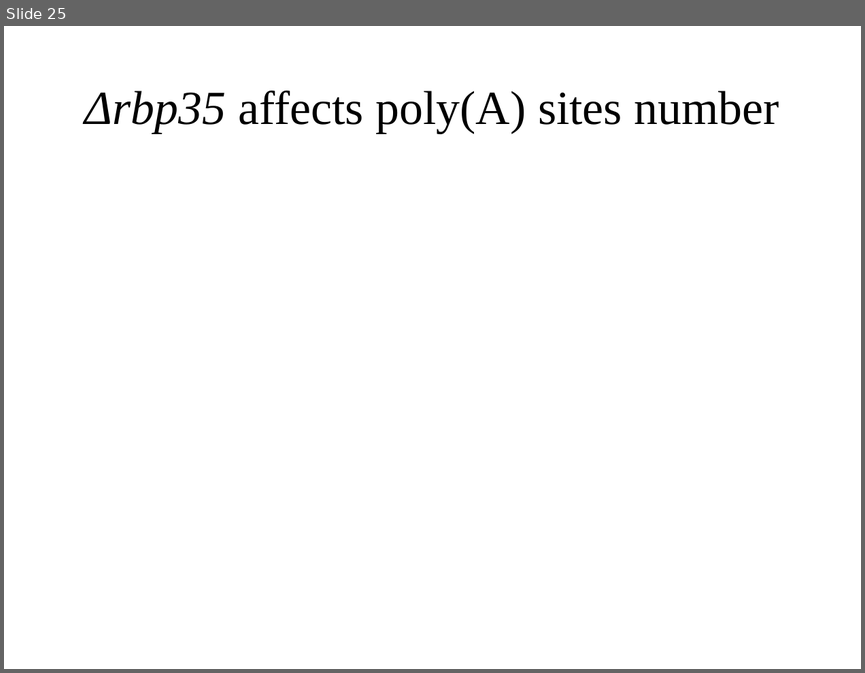
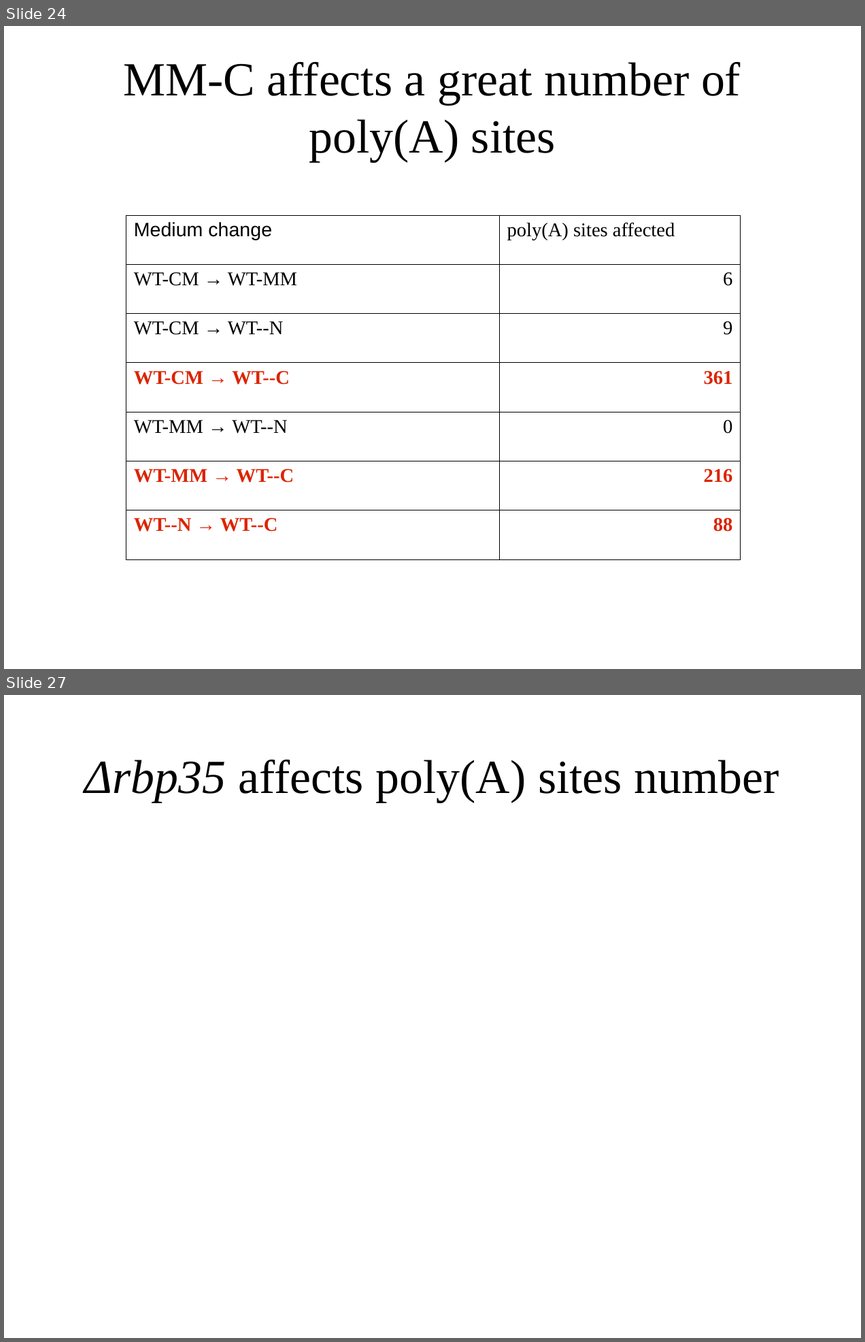
Before and after one commit to wilkinsonlab/m-oryzae-polya, a slide deck: doc/oryzae_presentation.odp. Shown one above the other, each under a label of ours: slide 25 before the commit, slides 24 and 27 after it; the slides between them are not shown. The pictures are 865x673 and 865x1342 pixels, drawn with LibreOffice and Linux fonts; fonts in the diff are those of the drawing. Boxes give left, top, right and bottom in pixels: in the first picture for what was removed or moved away, otherwise in the second. Text is boxed around its words. In the diff, an @@ line names an element or a change of style, - is before the commit and + after.

```diff
--- a/doc/oryzae_presentation.odp
+++ b/doc/oryzae_presentation.odp
@@ slide 24 added at (4,26,861,669), background #FFFFFF @@
@@ title added at (123,62,740,161), 44 pt, text #000000 @@
+MM-C affects a great number of poly(A) sites
@@ table added at (126,215,740,559), 7 rows, 2 columns @@
+Medium change | poly(A) sites affected
+WT-CM → WT-MM | 6
+WT-CM → WT--N | 9
+WT-CM → WT--C | 361
+WT-MM → WT--N | 0
+WT-MM → WT--C | 216
+WT--N → WT--C | 88
@@ what was slide 25 is now slide 27 @@
```
Also in this commit, not shown: 16 slides changed, 2 other slides added, 1 slide removed, 4 other files.
